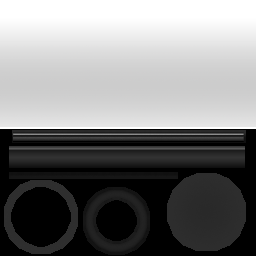
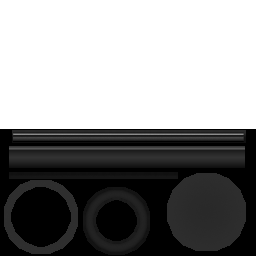
Layer changes from the first w=256, h=256 image to the second:
painted on "Layer 5" over box(0, 21, 256, 127)
